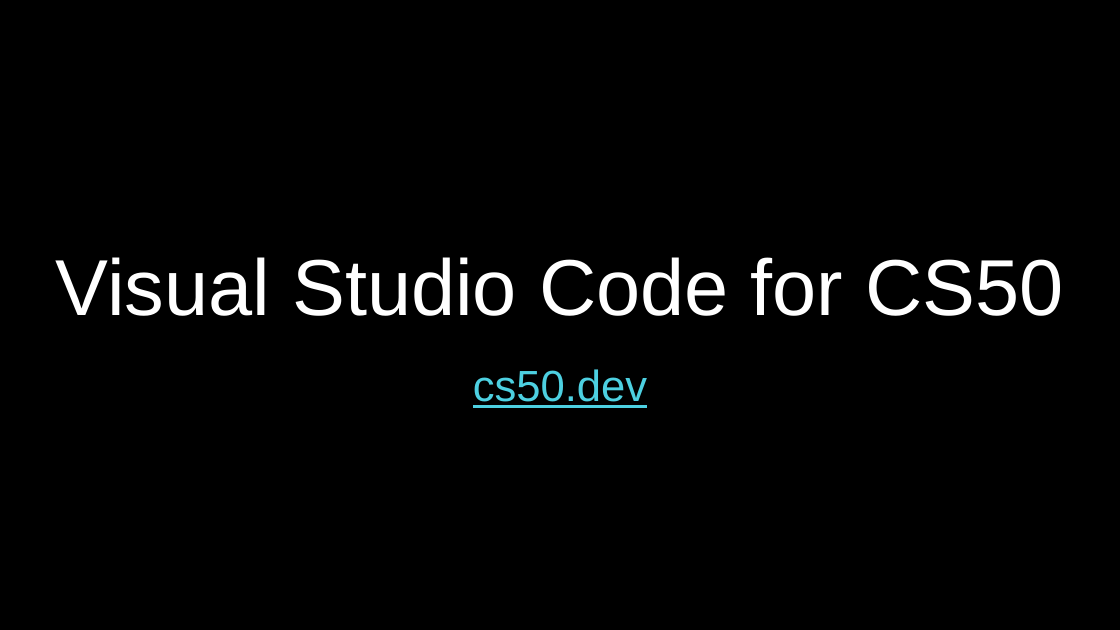
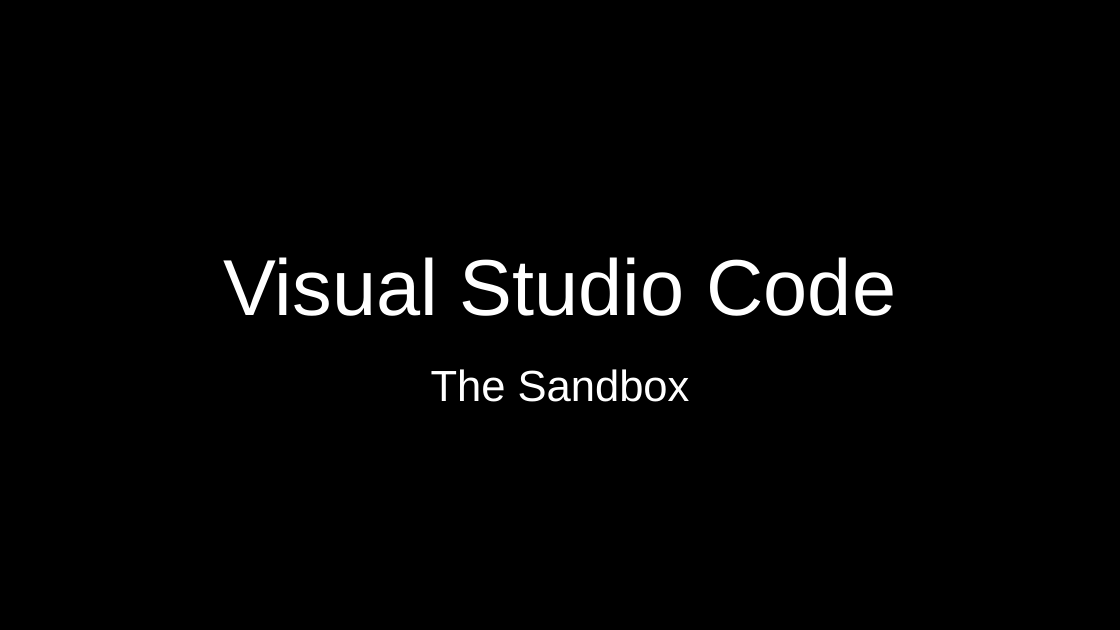
Before and after one commit to SQ4007-2025/website, a slide deck: slide 15 of lectures/slides_2.pptx. Drawn at 1120x630 pixels with LibreOffice and Linux fonts; fonts in the diff are those of the drawing. Boxes give left, top, right and bottom in pixels: in the first picture for what was removed or moved away, otherwise in the second. Text is boxed around its words. In the diff, an @@ line names an element or a change of style, - is before the commit and + after.

```diff
--- a/lectures/slides_2.pptx
+++ b/lectures/slides_2.pptx
@@ title at <box>223,257,897,316</box>: text changed @@
-Visual Studio Code for CS50
+Visual Studio Code
@@ subtitle at <box>431,369,690,402</box>: text changed; text colour #4DD0E1 to #FFFFFF @@
-cs50.dev
+The Sandbox
```
Also in this commit, not shown: 1 other slide changed, 4 slides added, 5 slides removed, 2 other files.
